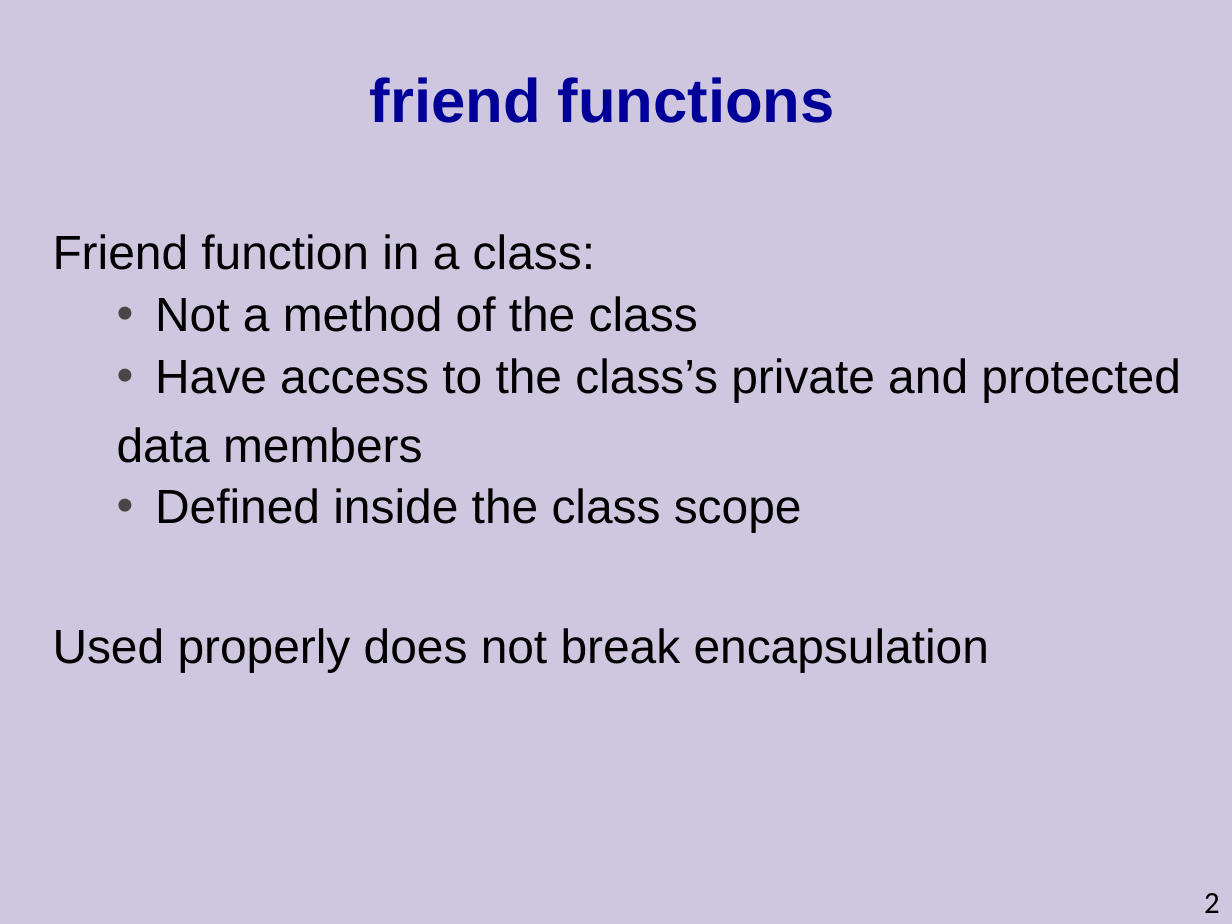
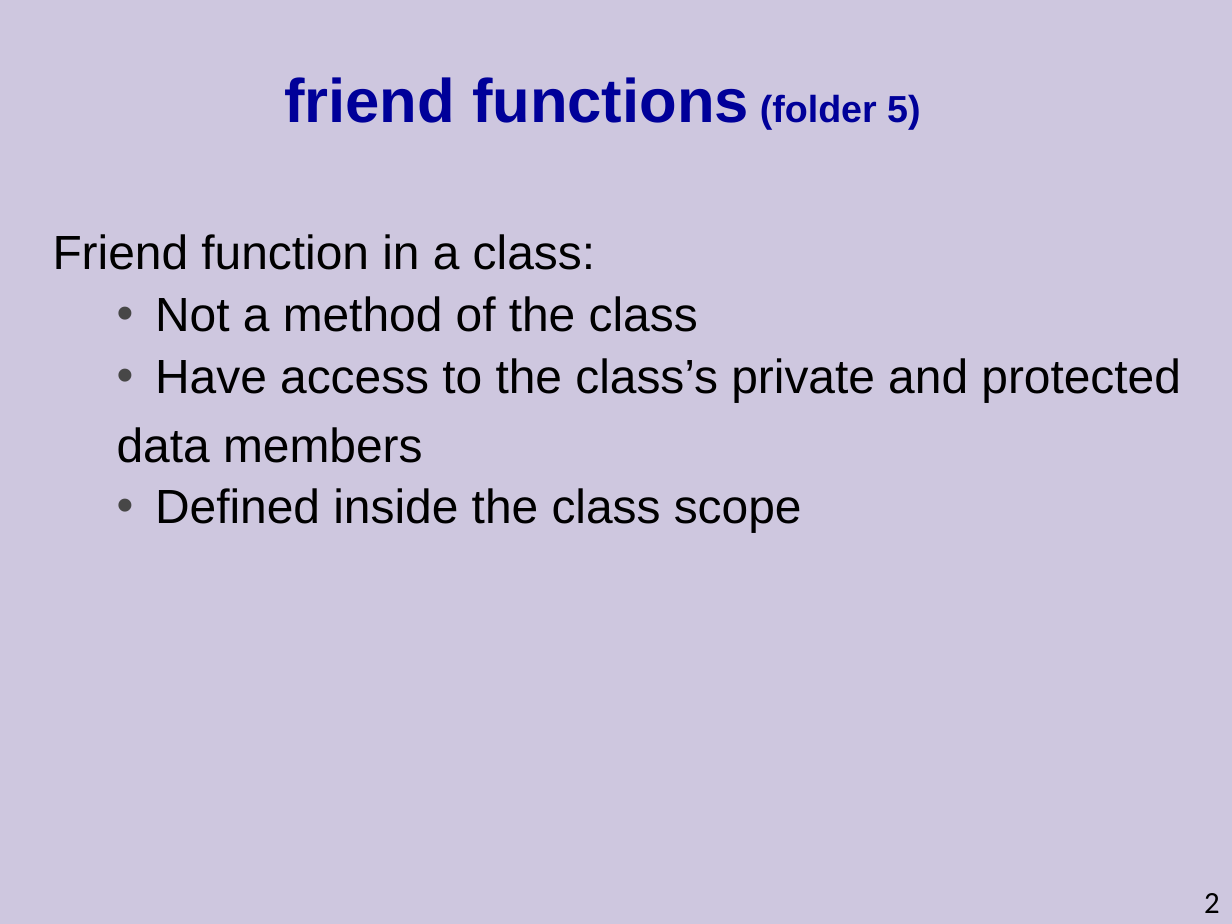
Before and after one commit to cpp-at-ariel/cpp-5779, a slide deck: slide 2 of 04-operator-overloading/slides-friend.odp. Drawn at 1232x924 pixels with LibreOffice and Linux fonts; fonts in the diff are those of the drawing. Boxes give left, top, right and bottom in pixels: in the first picture for what was removed or moved away, otherwise in the second. Text is boxed around its words. In the diff, an @@ line names an element or a change of style, - is before the commit and + after.

```diff
--- a/04-operator-overloading/slides-friend.odp
+++ b/04-operator-overloading/slides-friend.odp
@@ title at (284, 77, 920, 129): text changed @@
-friend functions
+friend functions (folder 5)
@@ text at (53, 628, 989, 672): paragraph removed @@
-Used properly does not break encapsulation
```
Also in this commit, not shown: 1 other slide changed, 1 slide removed, 3 other files.
